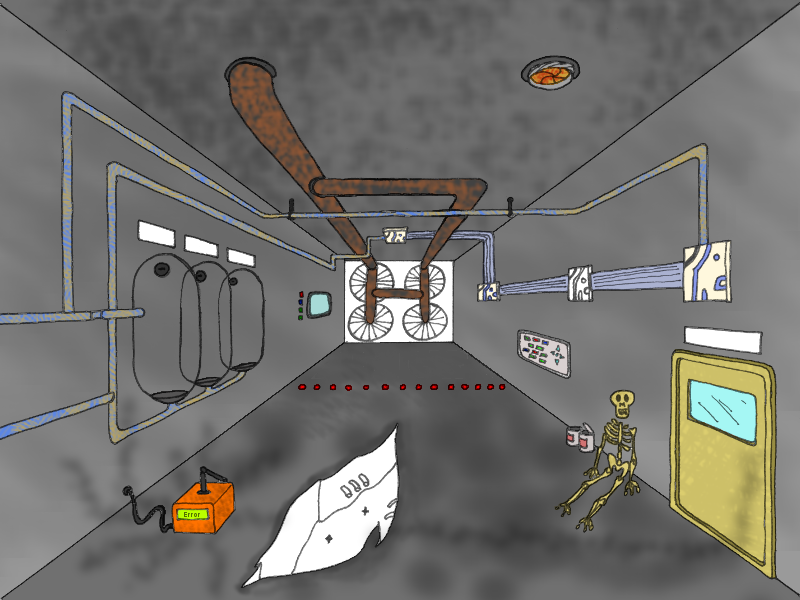
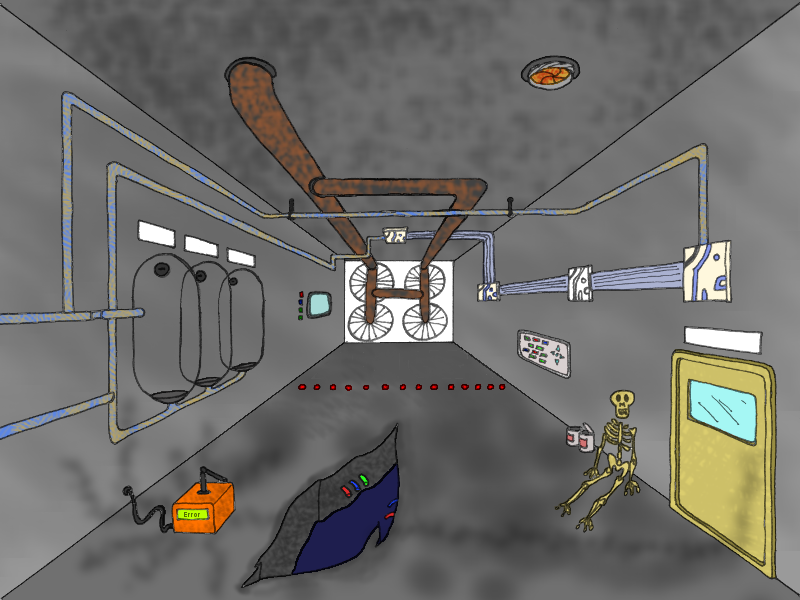
Before/after of a 800 × 600 layered artwork. What changed in the layer stack:
added layer "space" (multiply) above "hole" over box(292, 464, 400, 575)
added layer "hole" (multiply) above "Background" over box(244, 427, 398, 587)
painted on "Background" over box(324, 506, 370, 545)
